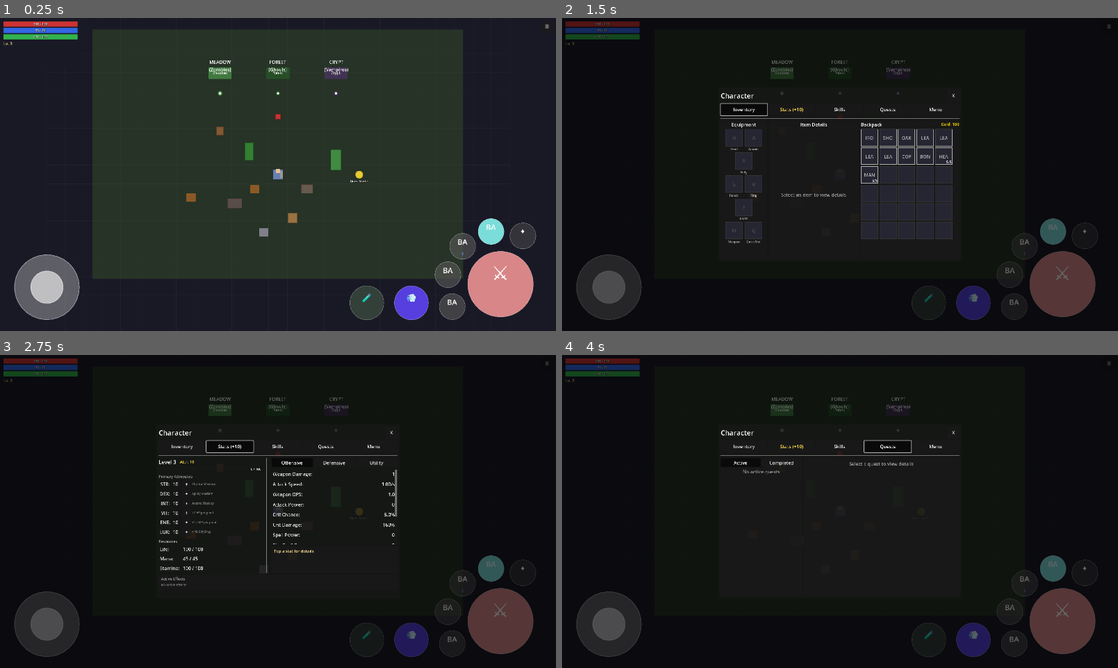
Above: before the commit, frames 1-4 (two rows, left to right).
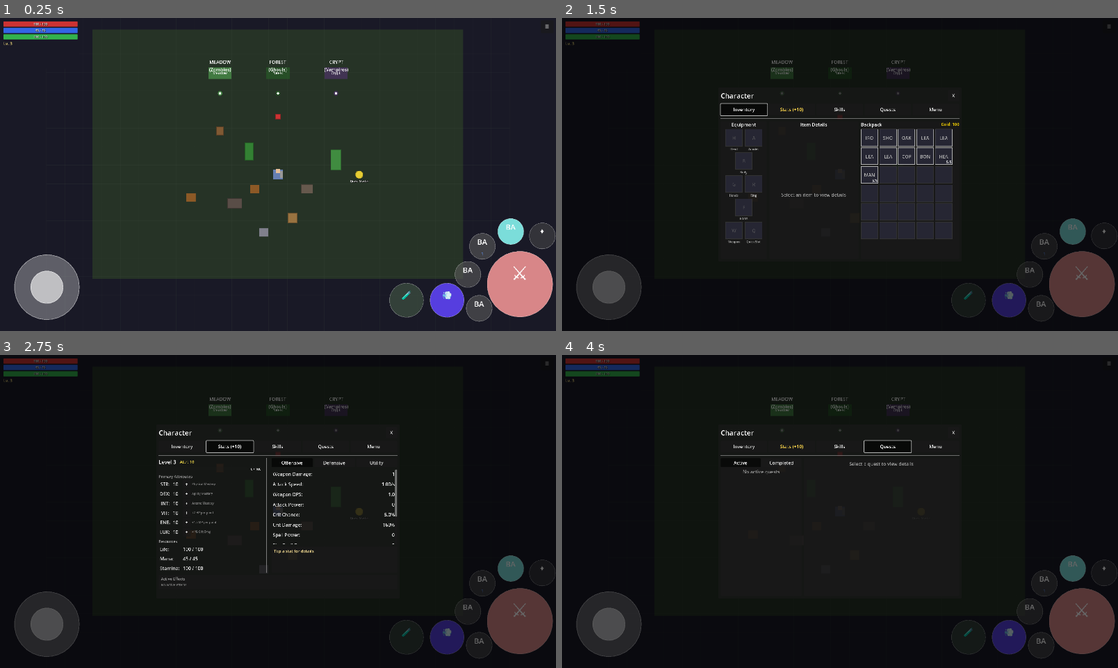
Above: after the commit, the same moments.

Repository: MatousHruska/MobileTestia
Game: Godot game, scene res://scenes/world/test_zone.tscn
Same seed, same stepped clock (60 frames per second), same inputs: the game is played once before the commit and once after it.
Inputs:
- Up to frame 1 (0.25 s): no input
- Up to frame 2 (1.5 s): click "☰" at 0.5 s; click "Inventory" at 1.25 s
- Up to frame 3 (2.75 s): click "Stats (+10)" at 2 s
- Up to frame 4 (4 s): click "Skills" at 2.75 s; click "Quests" at 3.5 s

The runs differ from the first frame. In frame 1, 5.3% of the frame differs, in the area x 62-100%, y 64-98%; in frame 2, 3.3%; in frame 3, 3.3%; in frame 4, 3.3%.

Commit message:
Align Combat HUD to right edge with menu button
- Attack button now uses fixed 8px margin from right edge (scaled)
- Secondary Controls (Dodge, Quick Slot) positioned relative to Attack
- Interact Button positioned relative to Attack, right-aligned
- All elements maintain proper spacing on any screen size
- Right edge of Combat HUD now aligns with hamburger menu button

Diff:
--- a/scripts/ui/combat/combat_hud.gd
+++ b/scripts/ui/combat/combat_hud.gd
@@ -424,8 +424,14 @@
 	dodge_button.set_radius(scaled_dodge_radius)
 	quick_slot_button.set_radius(scaled_quick_slot_radius)
 
-	# Calculate attack button position using percentage-based offset
-	var attack_pos := config.get_position_from_pct(config.attack_offset_pct, screen_size)
+	# Calculate attack button position
+	# X: Fixed pixel offset from right edge (aligned with menu button at 8px margin)
+	# Y: Percentage-based for vertical positioning
+	var right_margin := 8.0 * scale_factor  # Match menu button margin
+	var attack_pos := Vector2(
+		screen_size.x - right_margin - scaled_attack_radius,
+		screen_size.y - (config.attack_offset_pct.y * screen_size.y)
+	)
 	attack_button.position = attack_pos - Vector2(scaled_attack_radius, scaled_attack_radius)
 
 	# Calculate attack button center for arc positioning
@@ -452,12 +458,17 @@
 			pos.y = min(pos.y, screen_size.y - radius - min_gap)
 		return pos
 
-	# Position dodge button
-	var dodge_pos := config.get_position_from_pct(config.dodge_offset_pct, screen_size)
+	# Position dodge button - relative to attack button, left and below
+	# Base offset from attack center (in base 720p pixels, then scaled)
+	var dodge_offset := Vector2(-180.0, 40.0) * scale_factor  # Left and slightly below attack
+	var dodge_pos := attack_pos + dodge_offset
+	# Keep on screen
+	dodge_pos.y = min(dodge_pos.y, screen_size.y - scaled_dodge_radius - min_gap)
 	dodge_pos = _adjust_secondary_pos.call(dodge_pos, scaled_dodge_radius)
 
-	# Position quick slot button
-	var quick_slot_pos := config.get_position_from_pct(config.quick_slot_offset_pct, screen_size)
+	# Position quick slot button - left of dodge
+	var quick_slot_offset := Vector2(-100.0, 0.0) * scale_factor  # Left of dodge
+	var quick_slot_pos := dodge_pos + quick_slot_offset
 	quick_slot_pos = _adjust_secondary_pos.call(quick_slot_pos, scaled_quick_slot_radius)
 	# Ensure quick slot doesn't overlap with dodge
 	var dodge_distance := quick_slot_pos.distance_to(dodge_pos)
@@ -493,10 +504,14 @@
 	dodge_button.position = dodge_pos - Vector2(scaled_dodge_radius, scaled_dodge_radius)
 	quick_slot_button.position = quick_slot_pos - Vector2(scaled_quick_slot_radius, scaled_quick_slot_radius)
 
-	# Position interact button (scale its size too)
-	var interact_pos := config.get_position_from_pct(config.interact_offset_pct, screen_size)
+	# Position interact button - above attack button, right-aligned
+	var scaled_interact_size := config.interact_size * scale_factor
+	var interact_pos := Vector2(
+		attack_pos.x + scaled_attack_radius - scaled_interact_size.x,  # Right edge aligned with attack
+		attack_pos.y - scaled_attack_radius - min_gap - scaled_interact_size.y - 60.0 * scale_factor  # Above attack
+	)
 	interact_button.position = interact_pos
-	interact_button.custom_minimum_size = config.interact_size * scale_factor
+	interact_button.custom_minimum_size = scaled_interact_size
 
 
 func _notification(what: int) -> void:
